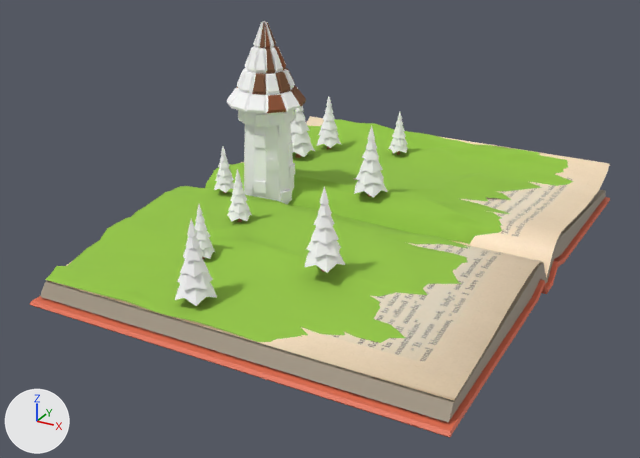
The glTF model godot-project/Environment/Environment.glb, before and after one commit.
Both versions are drawn from a camera (50 mm lens) standing at (23.6, -47.9, 24.5) and looking at (-1.1, -3.0, 2.1). Arrows for +X, +Y and +Z are at lower left; the lights stay in place. Vertices at the same position are counted once.

Script lines for the objects in view, before the commit:
```python
ob_book_middle_pages = bpy.data.objects.new('Book Middle Pages', me_cube_002)
ob_book_middle_pages.location = (0.0, 0.0, 0.0)
ob_pinetree_leaves_002 = bpy.data.objects.new('Pinetree Leaves.002', me_cylinder_002)
ob_pinetree_leaves_002.location = (0.0, 0.0, 0.0)
ob_pinetree_leaves_003 = bpy.data.objects.new('Pinetree Leaves.003', me_cylinder_007)
ob_pinetree_leaves_003.location = (0.0, 0.0, 0.0)
ob_pinetree_leaves_004 = bpy.data.objects.new('Pinetree Leaves.004', me_cylinder_009)
ob_pinetree_leaves_004.location = (0.0, 0.0, 0.0)
ob_pinetree_leaves_005 = bpy.data.objects.new('Pinetree Leaves.005', me_cylinder_010)
ob_pinetree_leaves_005.location = (0.0, 0.0, 0.0)
ob_pinetree_leaves_006 = bpy.data.objects.new('Pinetree Leaves.006', me_cylinder_004)
ob_pinetree_leaves_006.location = (0.0, 0.0, 0.0)
ob_pinetree_leaves_007 = bpy.data.objects.new('Pinetree Leaves.007', me_cylinder_008)
ob_pinetree_leaves_007.location = (0.0, 0.0, 0.0)
ob_pinetree_leaves_009 = bpy.data.objects.new('Pinetree Leaves.009', me_cylinder_001)
ob_pinetree_leaves_009.location = (0.0, 0.0, 0.0)
ob_pinetree_leaves_010 = bpy.data.objects.new('Pinetree Leaves.010', me_cylinder_003)
ob_pinetree_leaves_010.location = (0.0, 0.0, 0.0)
# also in view: 'Tower' at (-7.3, 0.9, 8.3); 'Book Open Pages' at (0.0, 8.0, 1.7); 'Terrain' at (-0.8, 0.3, 1.9); 'Book Cover' at (0.0, 0.0, 0.5); 'Base' at (-7.3, 0.9, 4.3)
```
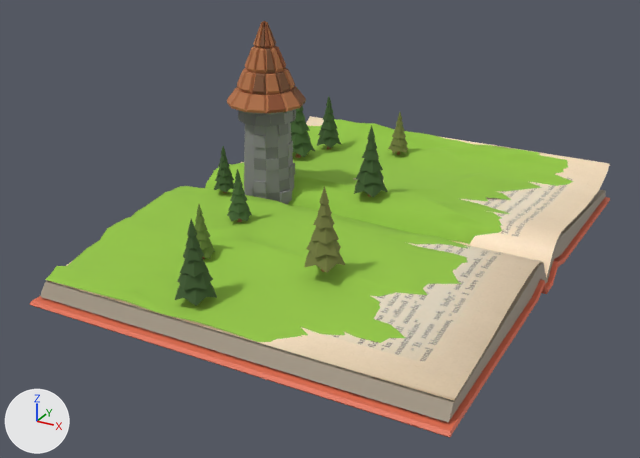
Edits to the scene script, one JSON object a line:
```json
{"op": "set", "path": "mat_pine_leaves.base_color", "old": "(1.0, 1.0, 1.0)", "new": "(0.0478, 0.103, 0.0269)", "note": "white #ffffff -> dark green #3e5a2e"}
{"op": "set", "path": "mat_tower.base_color", "old": "(1.0, 1.0, 1.0)", "new": "(0.25, 0.25, 0.25)", "note": "white #ffffff -> grey #898989"}
{"op": "set", "path": "mat_tower_2.base_color", "old": "(1.0, 1.0, 1.0)", "new": "(0.165, 0.165, 0.165)", "note": "white #ffffff -> grey #717171"}
{"op": "set", "path": "mat_rooftower2.base_color", "old": "(1.0, 1.0, 1.0)", "new": "(0.445, 0.165, 0.0648)", "note": "white #ffffff -> brown #b27148"}
{"op": "add", "block": "mat_pine_leaves_002", "code": ["mat_pine_leaves_002 = principled_material('Pine Leaves.002')", "mat_pine_leaves_002.base_color = (0.175, 0.198, 0.0497)  # dark yellow #747b3f", "mat_pine_leaves_002.roughness = 0.927"]}
{"op": "add", "block": "mat_pine_leaves_003", "code": ["mat_pine_leaves_003 = principled_material('Pine Leaves.003')", "mat_pine_leaves_003.base_color = (0.0595, 0.13, 0.0331)  # dark green #456533", "mat_pine_leaves_003.roughness = 0.927"]}
{"op": "add", "block": "mat_pine_leaves_001", "code": ["mat_pine_leaves_001 = principled_material('Pine Leaves.001')", "mat_pine_leaves_001.base_color = (0.13, 0.216, 0.0356)  # green #658035", "mat_pine_leaves_001.roughness = 0.927"]}
{"block": "me_cylinder_002", "where": "me_cylinder_002.from_pydata(...)  # 142 vertices, 276 faces; spans x -6.12..-4.5, y -10.69..-9.12, z 1.91..5.45"}
{"block": "me_cylinder_002", "where": "# used by ob_pinetree_leaves_002; location = (0.0, 0.0, 0.0)"}
{"block": "me_cylinder_002", "change": "me_cylinder_002 part 1: all 210 faces that had it switch from mat_pine_leaves (white #ffffff) to mat_pine_leaves_001 (green #658035)"}
{"block": "me_cylinder_010", "where": "me_cylinder_010.from_pydata(...)  # 142 vertices, 276 faces; spans x -3.73..-2.11, y 12.11..13.69, z 1.99..5.52"}
{"block": "me_cylinder_010", "where": "# used by ob_pinetree_leaves_005; location = (0.0, 0.0, 0.0)"}
{"block": "me_cylinder_010", "change": "me_cylinder_010 part 2: all 210 faces that had it switch from mat_pine_leaves (white #ffffff) to mat_pine_leaves_002 (dark yellow #747b3f)"}
{"block": "me_cylinder_004", "where": "me_cylinder_004.from_pydata(...)  # 142 vertices, 276 faces; spans x -6.34..-4.73, y -6.33..-4.75, z 2.61..6.14"}
{"block": "me_cylinder_004", "where": "# used by ob_pinetree_leaves_006; location = (0.0, 0.0, 0.0)"}
{"block": "me_cylinder_004", "change": "me_cylinder_004 part 3: all 210 faces that had it switch from mat_pine_leaves (white #ffffff) to mat_pine_leaves_003 (dark green #456533)"}
{"block": "me_cylinder_008", "where": "me_cylinder_008.from_pydata(...)  # 142 vertices, 276 faces; spans x -10.88..-8.38, y 7.49..10.04, z 1.87..7.46"}
{"block": "me_cylinder_008", "where": "# used by ob_pinetree_leaves_007; location = (0.0, 0.0, 0.0)"}
{"block": "me_cylinder_008", "change": "me_cylinder_008 part 4: all 210 faces that had it switch from mat_pine_leaves (white #ffffff) to mat_pine_leaves_003 (dark green #456533)"}
{"block": "me_cylinder_003", "where": "me_cylinder_003.from_pydata(...)  # 142 vertices, 276 faces; spans x 1.24..3.54, y -9.95..-7.72, z 2.61..7.61"}
{"block": "me_cylinder_003", "where": "# used by ob_pinetree_leaves_010; location = (0.0, 0.0, 0.0)"}
{"block": "me_cylinder_003", "change": "me_cylinder_003 part 5: all 210 faces that had it switch from mat_pine_leaves (white #ffffff) to mat_pine_leaves_002 (dark yellow #747b3f)"}
```

What differs and where, as boxes (x1, y1, x2, y2) in the pictures (640 x 458 px):
```json
{"object": "Roof", "change": "recoloured", "before": [227, 21, 304, 113], "after": [227, 21, 304, 113], "on screen": "white to brown"}
{"object": "Base", "change": "recoloured", "before": [244, 122, 295, 205], "after": [244, 122, 295, 205], "on screen": "white to grey"}
{"object": "Pinetree Leaves.009", "change": "recoloured", "before": [175, 219, 217, 306], "after": [175, 219, 217, 306], "on screen": "white to green"}
{"object": "Pinetree Leaves.010", "change": "recoloured", "before": [305, 186, 345, 273], "after": [305, 186, 345, 273], "on screen": "white to green"}
{"object": "Pinetree Leaves.003", "change": "recoloured", "before": [354, 126, 388, 198], "after": [354, 126, 388, 198], "on screen": "white to green"}
{"object": "Tower", "change": "recoloured", "before": [238, 109, 296, 127], "after": [238, 109, 296, 127]}
{"object": "Pinetree Leaves.007", "change": "recoloured", "before": [290, 87, 315, 158], "after": [290, 87, 315, 158], "on screen": "white to green"}
{"object": "Pinetree Leaves.006", "change": "recoloured", "before": [227, 169, 252, 222], "after": [227, 169, 252, 222], "on screen": "white to green"}
{"object": "Pinetree Leaves.004", "change": "recoloured", "before": [317, 97, 342, 149], "after": [317, 97, 342, 149], "on screen": "white to green"}
{"object": "Pinetree Leaves.002", "change": "recoloured", "before": [194, 205, 215, 259], "after": [194, 205, 215, 259], "on screen": "white to green"}
{"object": "Pinetree Leaves.001", "change": "recoloured", "before": [214, 146, 234, 193], "after": [214, 146, 234, 193], "on screen": "white to green"}
{"object": "Pinetree Leaves.005", "change": "recoloured", "before": [388, 112, 408, 155], "after": [388, 112, 408, 155], "on screen": "white to green"}
{"part": 2, "of": "me_cylinder_010", "change": "recoloured", "before": [388, 112, 408, 153], "after": [388, 112, 408, 153], "on screen": "white to green"}
{"part": 4, "of": "me_cylinder_008", "change": "recoloured", "before": [290, 87, 315, 157], "after": [290, 87, 315, 157], "on screen": "white to green"}
```
